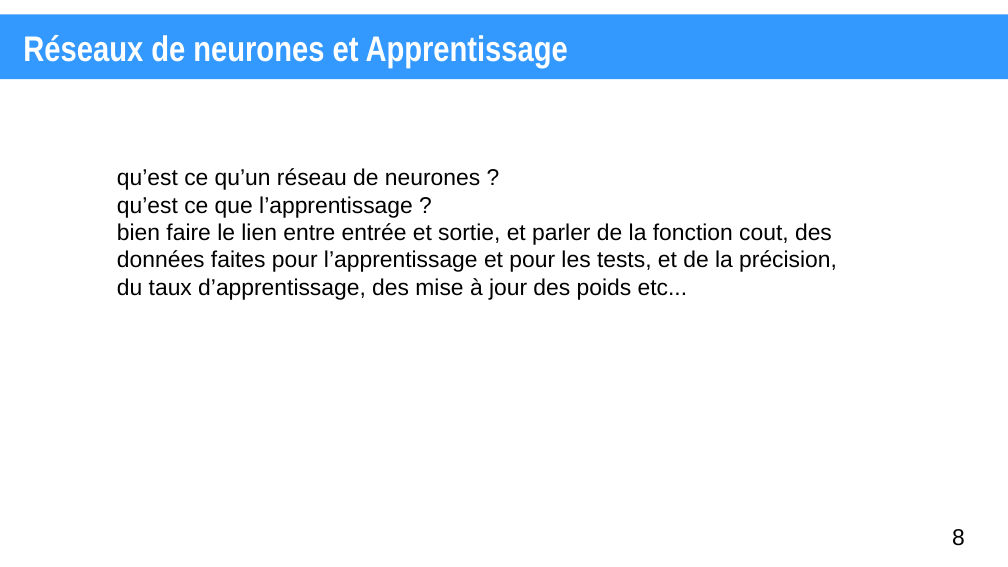
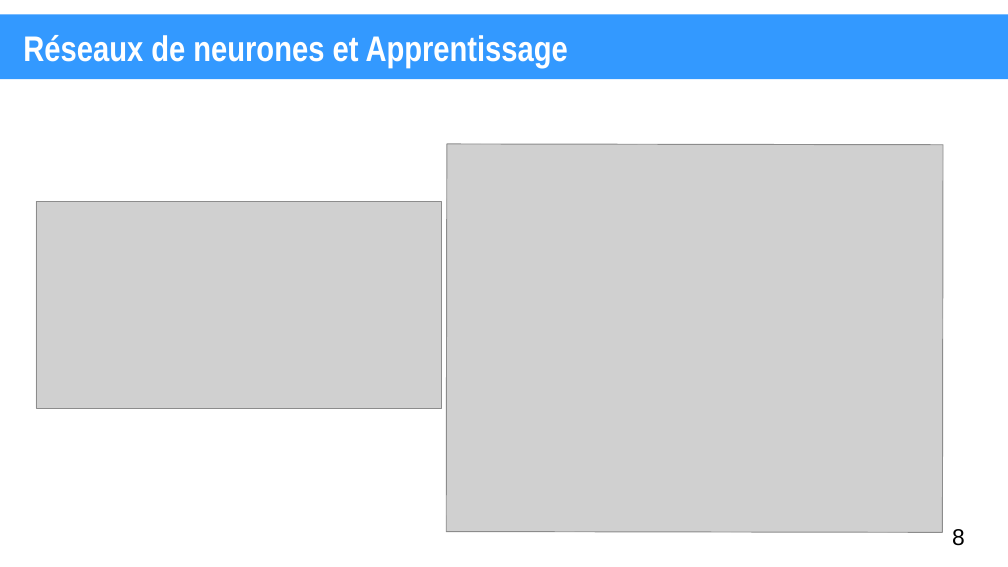
Before and after one commit to XgLsuLzRMy/Composition-Musicale-par-Reseau-de-Neurones, a slide deck: slide 8 of projet.odp. Drawn at 1008x567 pixels with LibreOffice and Linux fonts; fonts in the diff are those of the drawing; grey boxes stand for pictures. Boxes give left, top, right and bottom in pixels: in the first picture for what was removed or moved away, otherwise in the second. Text is boxed around its words. In the diff, an @@ line names an element or a change of style, - is before the commit and + after.

```diff
--- a/projet.odp
+++ b/projet.odp
@@ picture added at <box>446,144,943,533</box> @@
@@ text removed at <box>117,168,837,300</box> @@
-qu’est ce qu’un réseau de neurones ?
-qu’est ce que l’apprentissage ?
-bien faire le lien entre entrée et sortie, et parler de la fonction cout, des données faites pour l’apprentissage et pour les tests, et de la précision, du taux d’apprentissage, des mise à jour des poids etc...
@@ picture added at <box>36,201,441,408</box> @@
```
Also in this commit, not shown: 8 other slides changed, 1 slide added, 2 slides removed.
